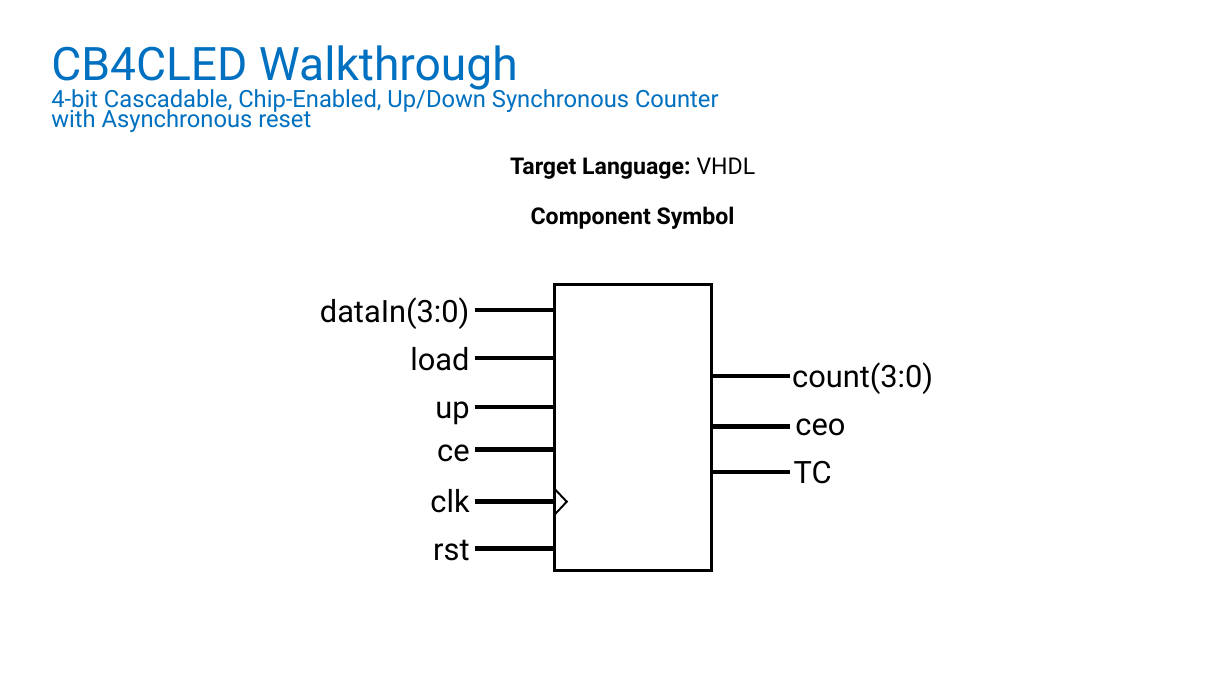
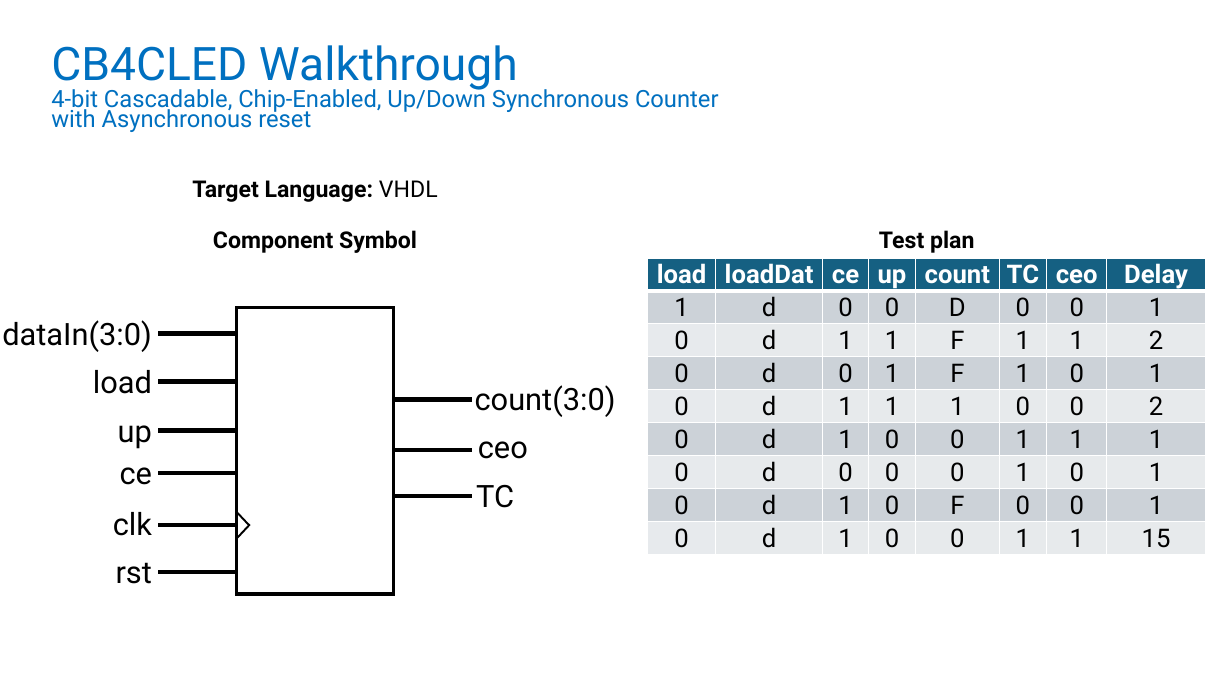
Before and after one commit to Logicademy/PYNQ-SoC-Builder, a slide deck: slide 5 of docs/walkthroughs.pptx. Drawn at 1232x693 pixels with LibreOffice and Linux fonts; fonts in the diff are those of the drawing. Boxes give left, top, right and bottom in pixels: in the first picture for what was removed or moved away, otherwise in the second. Text is boxed around its words. In the diff, an @@ line names an element or a change of style, - is before the commit and + after.

```diff
--- a/docs/walkthroughs.pptx
+++ b/docs/walkthroughs.pptx
@@ text added at [879,230,974,253], 18 pt, text #000000, bold @@
+Test plan
@@ table added at [648,258,1205,552], 9 rows, 8 columns @@
+load | loadDat | ce | up | count | TC | ceo | Delay
+1 | d | 0 | 0 | D | 0 | 0 | 1
+0 | d | 1 | 1 | F | 1 | 1 | 2
+0 | d | 0 | 1 | F | 1 | 0 | 1
+0 | d | 1 | 1 | 1 | 0 | 0 | 2
+0 | d | 1 | 0 | 0 | 1 | 1 | 1
+0 | d | 0 | 0 | 0 | 1 | 0 | 1
+0 | d | 1 | 0 | F | 0 | 0 | 1
+0 | d | 1 | 0 | 0 | 1 | 1 | 15
@@ 10 texts, 3 lines, 1 rectangle: place and size @@
-10 texts, 3 lines, 1 rectangle at [320,157,933,571]
+10 texts, 3 lines, 1 rectangle at [2,180,616,594]
@@ 8 lines, 1 text: place and size @@
-8 lines, 1 text at [475,311,845,548]
+8 lines, 1 text at [158,334,528,572]
```
Also in this commit, not shown: 2 other slides changed, 3 other files.
